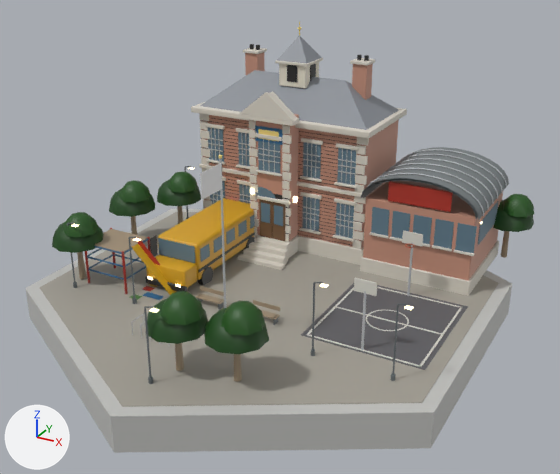
A saved change to the glTF model native/godot/assets/art/blender/school.glb.
Both versions are drawn from a 50 mm camera at (17.3, -30.4, 18.1) aimed at (0.9, -0.6, 3.2). The lights are fixed; the arrows at lower left show +X, +Y and +Z. The picture after the commit comes second. Vertices at exactly the same position are counted once.

Names of what the first picture shows: 'asphalt', 'brick', 'dark', 'glass', 'glow_warm', 'leaf', 'metal', 'paint', 'pavers', 'roof_slate', 'stone', 'wall_concrete', 'wood' and 4 more.
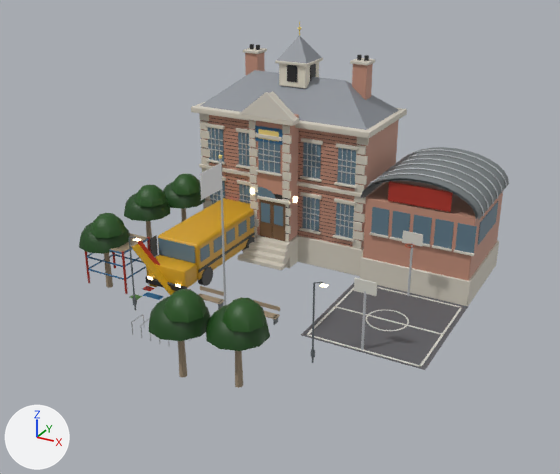
Boxes (x1, y1, x2, y2) around the edits, measured in the pictures (560 x 474 px; the box of a moved part takes in the faces that stretch with it):
'pavers', deleted
    before: (39, 212, 499, 407)
'wall_concrete', reshaped
    before: (25, 127, 512, 453)
    after: (208, 127, 509, 239)
'leaf', reshaped
    before: (52, 172, 534, 354)
    after: (79, 173, 270, 351)
'wood', reshaped
    before: (77, 199, 509, 382)
    after: (104, 199, 286, 388)
'glow_warm', reshaped (52% narrower, 31% shorter)
    before: (71, 167, 483, 313)
    after: (133, 188, 329, 288)
part 1 of me_glow_warm, deleted
    before: (71, 167, 483, 313)
part 2 of me_leaf, moved or reshaped
    before: (52, 223, 104, 253)
    after: (79, 222, 130, 254)
part 3 of me_leaf, moved or reshaped
    before: (63, 212, 99, 237)
    after: (90, 213, 126, 238)
part 4 of me_leaf, moved or reshaped
    before: (157, 179, 201, 206)
    after: (163, 181, 205, 209)
part 5 of me_leaf, moved or reshaped
    before: (167, 172, 198, 193)
    after: (171, 173, 201, 195)
part 6 of me_leaf, moved or reshaped
    before: (147, 299, 208, 344)
    after: (149, 297, 210, 341)
part 7 of me_leaf, moved or reshaped
    before: (160, 291, 204, 325)
    after: (163, 289, 207, 323)
part 8 of me_leaf, moved or reshaped
    before: (204, 308, 269, 354)
    after: (206, 304, 270, 351)
part 9 of me_leaf, moved or reshaped
    before: (221, 300, 265, 335)
    after: (222, 297, 266, 332)
part 10 of me_leaf, moved or reshaped (not visible afterwards)
    before: (493, 200, 534, 232)
part 11 of me_leaf, moved or reshaped (not visible afterwards)
    before: (503, 194, 534, 217)
part 12 of me_leaf, moved or reshaped
    before: (109, 189, 155, 217)
    after: (124, 193, 170, 221)
part 13 of me_leaf, moved or reshaped
    before: (119, 180, 151, 203)
    after: (134, 185, 167, 207)
part 14 of me_wall_concrete, deleted
    before: (25, 209, 512, 453)
part 15 of me_wood, moved or reshaped
    before: (77, 252, 86, 279)
    after: (104, 253, 113, 288)
part 16 of me_wood, moved or reshaped (mostly hidden)
    before: (177, 206, 183, 224)
    after: (181, 208, 186, 222)
part 17 of me_wood, moved or reshaped
    before: (175, 343, 184, 371)
    after: (178, 341, 187, 378)
part 18 of me_wood, moved or reshaped
    before: (234, 354, 242, 382)
    after: (235, 351, 243, 388)
part 19 of me_wood, moved or reshaped (not visible afterwards)
    before: (501, 231, 509, 258)
part 20 of me_wood, moved or reshaped (mostly hidden)
    before: (131, 216, 137, 235)
    after: (146, 221, 152, 250)

The change, as a list of edits to the scene's bpy script:
```text
Change me_glow_warm:
    remove me_glow_warm.from_pydata(...)  # 96 vertices, 144 faces; spans x -8.2..9.1, y -9.9..9.9, z 0.7..3.7
    add me_glow_warm.from_pydata(...)  # 48 vertices, 72 faces; spans x -5.2..5.4, y -4.9..3.5, z 0.7..3.7
    me_glow_warm part 1: 6 loose pieces with 48 vertices, spanning x -8.2..9.1, y -9.9..9.9, z 3.6, are deleted
Change me_leaf:
    remove me_leaf.from_pydata(...)  # 396 vertices, 660 faces; spans x -10.7..10.8, y -9.8..10.3, z 2.2..3.9
    add me_leaf.from_pydata(...)  # 396 vertices, 660 faces; spans x -9.5..7.3, y -9.6..7.0, z 2.2..3.9
    me_leaf part 2: the loose piece of 41 vertices spanning x -10.1..-7.5, y -5.3..-2.7, z 2.2..3.4 is moved by (1.2, 0.6, 0.0)
    me_leaf part 3: the loose piece of 25 vertices spanning x -9.2..-7.5, y -5.1..-3.3, z 3.0..3.9 is moved by (1.2, 0.6, 0.0)
    me_leaf part 4: the loose piece of 41 vertices spanning x -9.3..-6.7, y 2.2..4.8, z 2.2..3.4 is moved by (0.4, -0.2, 0.0)
    me_leaf part 5: the loose piece of 25 vertices spanning x -8.4..-6.7, y 2.4..4.2, z 3.0..3.9 is moved by (0.4, -0.2, 0.0)
    me_leaf part 6: the loose piece of 41 vertices spanning x -0.8..1.8, y -9.8..-7.2, z 2.2..3.4 is moved by (0.0, 0.2, 0.0)
    me_leaf part 7: the loose piece of 25 vertices spanning x 0.1..1.8, y -9.6..-7.8, z 3.0..3.9 is moved by (0.0, 0.2, 0.0)
    me_leaf part 8: the loose piece of 41 vertices spanning x 1.7..4.3, y -9.3..-6.7, z 2.2..3.4 is moved by (-0.1, 0.2, 0.0)
    me_leaf part 9: the loose piece of 25 vertices spanning x 2.6..4.3, y -9.1..-7.3, z 3.0..3.9 is moved by (-0.1, 0.2, 0.0)
    me_leaf part 10: the loose piece of 41 vertices spanning x 8.2..10.8, y 7.7..10.3, z 2.2..3.4 is moved by (-3.5, -3.3, 0.0)
    me_leaf part 11: the loose piece of 25 vertices spanning x 9.1..10.8, y 7.9..9.7, z 3.0..3.9 is moved by (-3.5, -3.3, 0.0)
    me_leaf part 12: the loose piece of 41 vertices spanning x -10.7..-8.1, y -0.3..2.3, z 2.2..3.4 is moved by (1.1, -0.1, 0.0)
    me_leaf part 13: the loose piece of 25 vertices spanning x -9.8..-8.1, y -0.1..1.7, z 3.0..3.9 is moved by (1.1, -0.1, 0.0)
Change me_wall_concrete:
    remove me_wall_concrete.from_pydata(...)  # 1440 vertices, 2136 faces; spans x -10.7..10.7, y -12.3..12.3, z -1.6..7.5
    add me_wall_concrete.from_pydata(...)  # 1428 vertices, 2116 faces; spans x -7.1..9.2, y 3.4..9.4, z 1.5..7.5
    me_wall_concrete part 14: the loose piece of 12 vertices spanning x -10.7..10.7, y -12.3..12.3, z -1.6..0.1 is deleted
Change me_wood:
    remove me_wood.from_pydata(...)  # 188 vertices, 324 faces; spans x -9.6..9.7, y -8.7..9.2, z 0.2..3.2
    add me_wood.from_pydata(...)  # 188 vertices, 324 faces; spans x -8.4..6.2, y -8.4..5.9, z -0.2..3.2
    me_wood part 15: the loose piece of 14 vertices spanning x -9.0..-8.6, y -4.2..-3.8, z 0.2..2.6 is scaled about its middle by (1, 1, 1.19), then moved by (1.2, 0.6, -0.2)
    me_wood part 16: the loose piece of 14 vertices spanning x -8.2..-7.8, y 3.3..3.7, z 0.2..2.6 is scaled about its middle by (1, 1, 1.19), then moved by (0.4, -0.2, -0.2)
    me_wood part 17: the loose piece of 14 vertices spanning x 0.3..0.7, y -8.7..-8.3, z 0.2..2.6 is scaled about its middle by (1, 1, 1.19), then moved by (0.0, 0.2, -0.2)
    me_wood part 18: the loose piece of 14 vertices spanning x 2.8..3.2, y -8.2..-7.8, z 0.2..2.6 is scaled about its middle by (1, 1, 1.19), then moved by (-0.1, 0.2, -0.2)
    me_wood part 19: the loose piece of 14 vertices spanning x 9.3..9.7, y 8.8..9.2, z 0.2..2.6 is scaled about its middle by (1, 1, 1.19), then moved by (-3.5, -3.3, -0.2)
    me_wood part 20: the loose piece of 14 vertices spanning x -9.6..-9.2, y 0.8..1.2, z 0.2..2.6 is scaled about its middle by (1, 1, 1.19), then moved by (1.1, -0.1, -0.2)
Remove ob_pavers:
    ob_pavers = bpy.data.objects.new('pavers', me_pavers)
```
